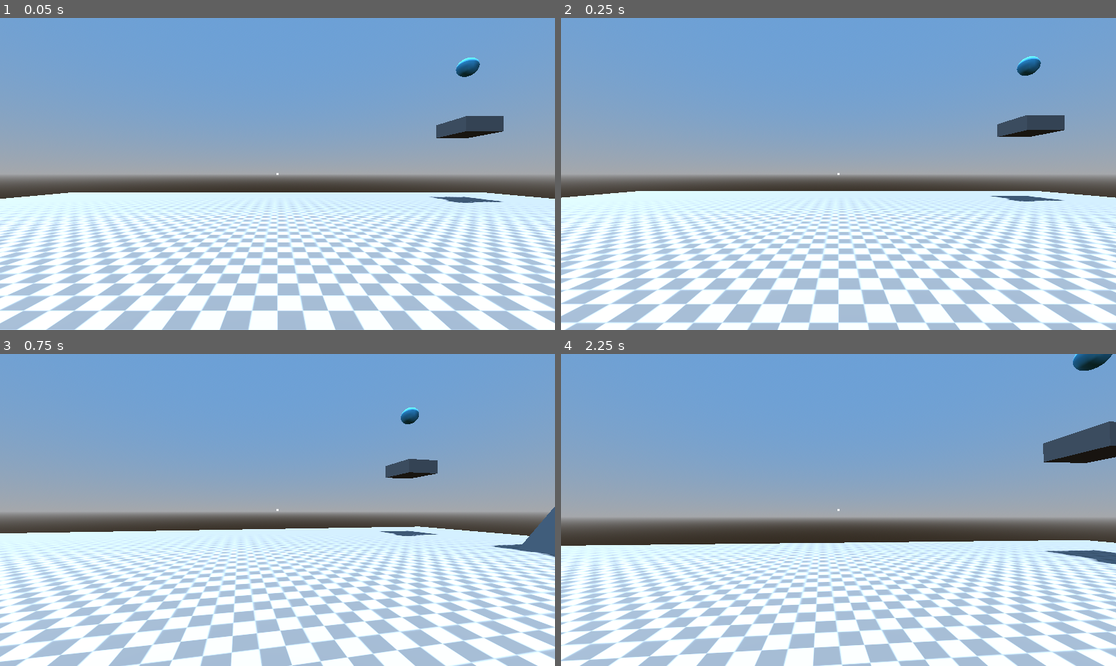
Above: before the commit, frames 1-4 (two rows, left to right).
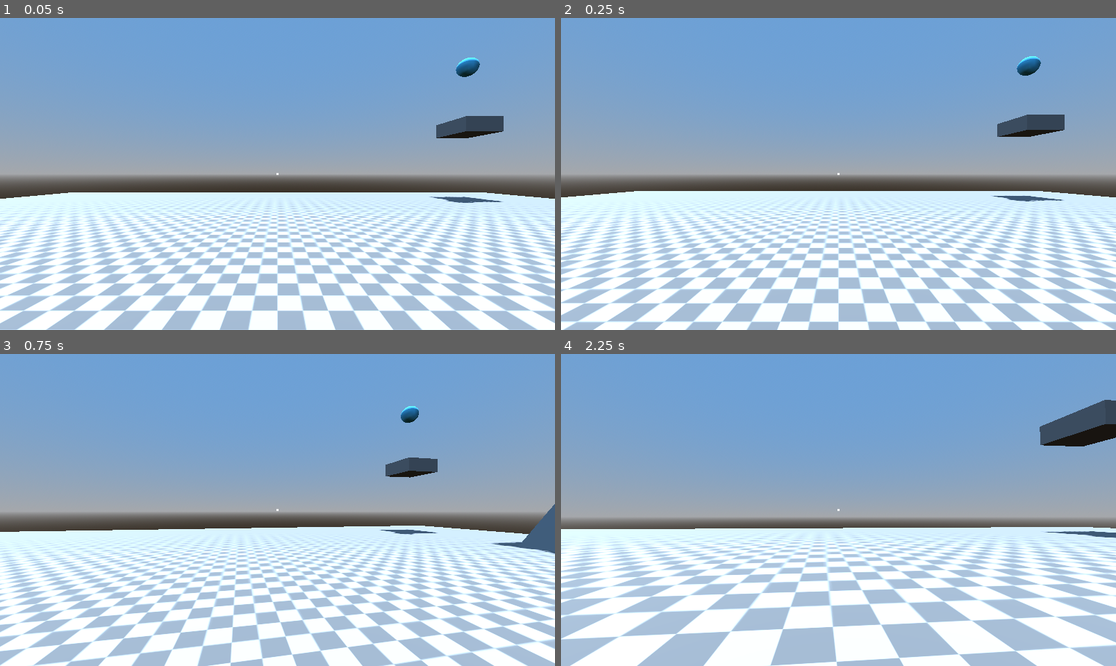
Above: after the commit, the same moments.

Repository: jwund7/game_testing
Game: Godot game, scene res://world/world.tscn
Two runs of this game, one before a commit and one after it. Both use one fixed random seed, a clock stepped at 60 frames per second and the inputs below.
Inputs (mouse positions are in pixels of both pictures, inside the frame that each line leads up to):
- Up to frame 1 (0.05 s): no input
- Up to frame 2 (0.25 s): no input
- Up to frame 3 (0.75 s): tap Enter at 0.5 s; move the mouse to (305, 510) at 0.52 s; hold W (forward) from 0.53 s (still down); right-click (305, 510) at 0.6 s
- Up to frame 4 (2.25 s): keep holding W (forward); tap Space (jump) at 0.77, 1.52 s; move the mouse to (810, 510) at 1.27 s; tap E (grapple) at 1.35 s; right-click (810, 510) at 1.55 s; move the mouse to (849, 503) at 2.02 s; hold Shift (sprint) from 2.03 s (still down)

Frame 1 is identical in both runs. In frame 2, 5.9% of the frame differs, in the area x 0-100%, y 12-100%; in frame 3, 23%; in frame 4, 30%, in the area x 0-100%, y 0-100%.

Commit message:
form reduction ability
added ability on right click that shrinks character
"crouch" used internally as a placeholder name

Diff:
--- /dev/null
+++ b/game_1/player/ability_controller.gd
@@ -0,0 +1,53 @@
+extends Node
+
+@onready var player: Player = $".."
+@onready var collision: CollisionShape3D = $"../CollisionShape3D"
+@onready var uncrouch_check: Area3D = $"../UncrouchCheck"
+
+var selected_ability: String
+
+# crouch ability variables
+var base_crouch_cooldown: float = 1.5
+var crouch_cooldown: float = 0.0
+var base_height: float = 1.8
+var crouch_height: float = 0.4
+var crouch_time: float
+var is_crouched: bool = false
+
+func _ready() -> void:
+	# placeholder, could change when more abilities are added
+	selected_ability = "crouch"
+
+func _physics_process(delta: float) -> void:
+	# run timer for crouch ability cooldown
+	if crouch_cooldown >= 0:
+		crouch_cooldown -= delta
+	# handle crouching animation speed
+	# keep crouch_time between 0.0 and 1.0, going up or down depending on is_crouched
+	if crouch_time <= 1.0 and is_crouched:
+		crouch_time += delta
+	elif crouch_time >= 0.0 and not is_crouched:
+		crouch_time -= delta
+	# linear interpolation of collision shape using crouch_time as weight
+	# (e.g. crouch_time = 0.0 -> fully at base_height)
+	collision.shape.height = lerp(base_height, crouch_height, crouch_time)
+
+func can_uncrouch() -> bool:
+	# check if any environment obstacles exist above player
+	return len(uncrouch_check.get_overlapping_bodies()) <= 0
+
+func _unhandled_input(_event: InputEvent) -> void:
+	# handle ability usage
+	if Input.is_action_just_pressed("movement_ability"):
+		if selected_ability == "crouch":
+			# only allow ability use if player is on floor and cooldown is off
+			if player.is_on_floor() and crouch_cooldown < 0:
+				# ensure nothing is above player if uncrouching
+				if is_crouched and can_uncrouch():
+					# uncrouch and start cooldown
+					is_crouched = false
+					crouch_cooldown = base_crouch_cooldown
+				elif not is_crouched:
+					# crouch and start cooldown
+					is_crouched = true
+					crouch_cooldown = base_crouch_cooldown
--- a/game_1/player/player.tscn
+++ b/game_1/player/player.tscn
@@ -1,13 +1,19 @@
-[gd_scene load_steps=7 format=3 uid="uid://bcqmasf81enlv"]
+[gd_scene load_steps=9 format=3 uid="uid://bcqmasf81enlv"]
 
 [ext_resource type="Script" uid="uid://t6xy0lj4sayo" path="res://player/player.gd" id="1_oul6g"]
 [ext_resource type="PackedScene" uid="uid://ddeedb53jmql6" path="res://player/rope.tscn" id="2_g1dw6"]
 [ext_resource type="Script" uid="uid://0sus41liyryf" path="res://player/grapple_controller.gd" id="2_rkbax"]
 [ext_resource type="Texture2D" uid="uid://bwlrjsq1vkxvy" path="res://world/crosshair.png" id="4_yw30f"]
+[ext_resource type="Script" uid="uid://do4oi7r8ivh6a" path="res://player/ability_controller.gd" id="5_qjkh3"]
 
 [sub_resource type="CapsuleMesh" id="CapsuleMesh_kqu6x"]
+height = 1.8
 
 [sub_resource type="CylinderShape3D" id="CylinderShape3D_oul6g"]
+height = 1.8
+radius = 0.45
+
+[sub_resource type="CylinderShape3D" id="CylinderShape3D_qjkh3"]
 height = 1.84
 radius = 0.45
 
@@ -16,11 +22,15 @@
 script = ExtResource("1_oul6g")
 
 [node name="MeshInstance3D" type="MeshInstance3D" parent="."]
-transform = Transform3D(1, 0, 0, 0, 0.92716277, 0, 0, 0, 1, 0, 0, 0)
 mesh = SubResource("CapsuleMesh_kqu6x")
 
 [node name="CollisionShape3D" type="CollisionShape3D" parent="."]
 shape = SubResource("CylinderShape3D_oul6g")
+
+[node name="Crosshair" type="Sprite2D" parent="."]
+position = Vector2(960, 540)
+scale = Vector2(0.1, 0.1)
+texture = ExtResource("4_yw30f")
 
 [node name="Head" type="Node3D" parent="."]
 transform = Transform3D(1, 0, 0, 0, 1, 0, 0, 0, 1, 0, 0.36, 0)
@@ -41,11 +51,6 @@
 wait_time = 1.5
 one_shot = true
 
-[node name="Crosshair" type="Sprite2D" parent="."]
-position = Vector2(960, 540)
-scale = Vector2(0.1, 0.1)
-texture = ExtResource("4_yw30f")
-
 [node name="GrappleIndicator" type="RichTextLabel" parent="."]
 visible = false
 texture_filter = 1
@@ -58,3 +63,13 @@
 mouse_filter = 2
 theme_override_font_sizes/normal_font_size = 32
 text = "( )"
+
+[node name="AbilityController" type="Node" parent="."]
+script = ExtResource("5_qjkh3")
+
+[node name="UncrouchCheck" type="Area3D" parent="."]
+transform = Transform3D(1, 0, 0, 0, 1, 0, 0, 0, 1, 0, 0.72, 0)
+collision_mask = 2
+
+[node name="CollisionShape3D" type="CollisionShape3D" parent="UncrouchCheck"]
+shape = SubResource("CylinderShape3D_qjkh3")
--- a/game_1/project.godot
+++ b/game_1/project.godot
@@ -63,6 +63,11 @@
 "events": [Object(InputEventKey,"resource_local_to_scene":false,"resource_name":"","device":-1,"window_id":0,"alt_press …(192 unchanged characters)…
 ]
 }
+movement_ability={
+"deadzone": 0.2,
+"events": [Object(InputEventMouseButton,"resource_local_to_scene":false,"resource_name":"","device":-1,"window_id":0,"alt_pressed":false,"shift_pressed":false,"ctrl_pressed":false,"meta_pressed":false,"button_mask":2,"position":Vector2(120, 22),"global_position":Vector2(129, 70),"factor":1.0,"button_index":2,"canceled":false,"pressed":true,"double_click":false,"script":null)
+]
+}
 
 [layer_names]
 
--- a/game_1/world/world.tscn
+++ b/game_1/world/world.tscn
@@ -149,3 +149,24 @@
 collision_layer = 2
 size = Vector3(0.03, 3.7, 2.5)
 material = SubResource("StandardMaterial3D_tcf2h")
+
+[node name="CrawlBlocks" type="Node3D" parent="."]
+transform = Transform3D(1, 0, 0, 0, 1, 0, 0, 0, 1, 8, 0, 12)
+
+[node name="CSGBox3D" type="CSGBox3D" parent="CrawlBlocks"]
+transform = Transform3D(1, 0, 0, 0, 1, 0, 0, 0, 1, 2, 1.5, 0)
+use_collision = true
+collision_layer = 2
+size = Vector3(1.9997559, 3, 0.5)
+
+[node name="CSGBox3D2" type="CSGBox3D" parent="CrawlBlocks"]
+transform = Transform3D(1, 0, 0, 0, 1, 0, 0, 0, 1, -2, 1.5, 0)
+use_collision = true
+collision_layer = 2
+size = Vector3(1.9997559, 3, 0.5)
+
+[node name="CSGBox3D3" type="CSGBox3D" parent="CrawlBlocks"]
+transform = Transform3D(1, 0, 0, 0, 1, 0, 0, 0, 1, 0, 2, 0)
+use_collision = true
+collision_layer = 2
+size = Vector3(2, 2, 0.5)
Not shown, added: game_1/player/ability_controller.gd.uid
